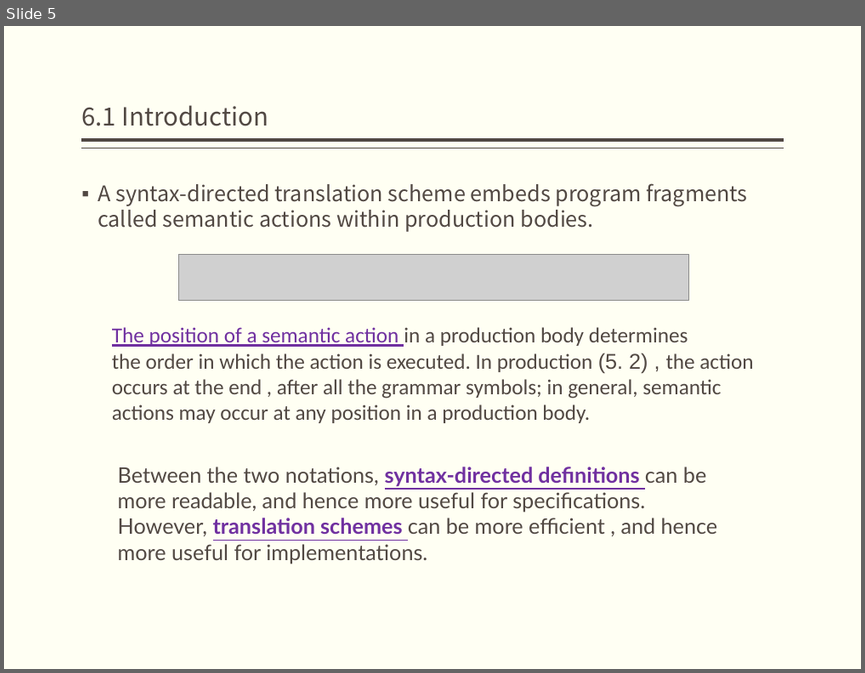
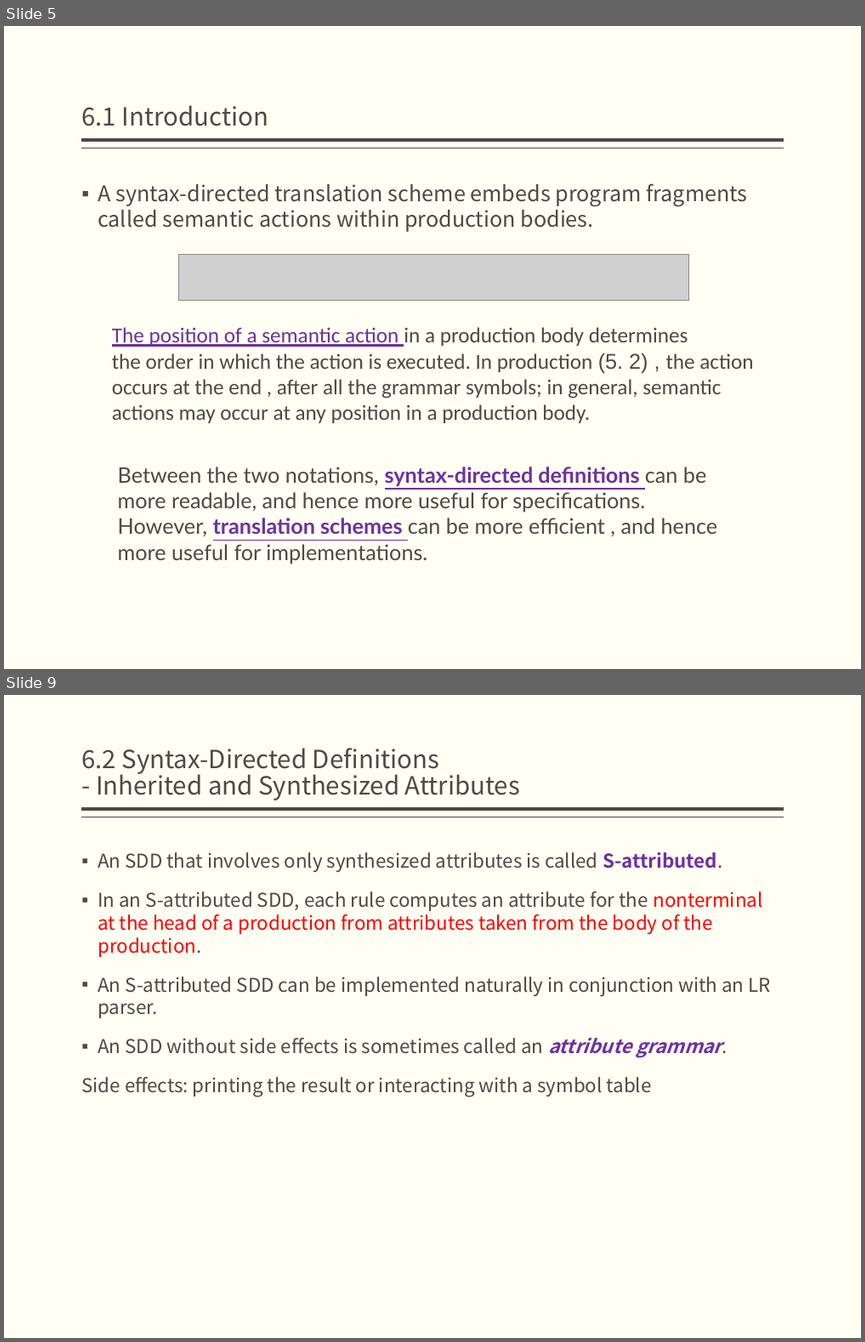
Before and after one commit to bonkboykz/jz81.github.io, a slide deck: course/compiler/LectureNotes/(Spring2017)Lecture6.pptx. Shown one above the other, each under a label of ours: slide 5 before the commit, slides 5 and 9 after it; the slides between them are not shown. The pictures are 865x673 and 865x1342 pixels, drawn with LibreOffice and Linux fonts; fonts in the diff are those of the drawing; grey boxes stand for pictures. Boxes give left, top, right and bottom in pixels: in the first picture for what was removed or moved away, otherwise in the second. Text is boxed around its words. In the diff, an @@ line names an element or a change of style, - is before the commit and + after.

```diff
--- a/course/compiler/LectureNotes/(Spring2017)Lecture6.pptx
+++ b/course/compiler/LectureNotes/(Spring2017)Lecture6.pptx
@@ slide 9 added at (x1=4, y1=695, x2=861, y2=1338), background #FFFFF3; not listed: 2 template elements that a slide beside it also shows @@
@@ title added at (x1=81, y1=748, x2=520, y2=800), 21 pt, text #514843 @@
+6.2 Syntax-Directed Definitions
+- Inherited and Synthesized Attributes
@@ text added at (x1=81, y1=852, x2=771, y2=1096), 16 pt, text #514843 @@
+▪ An SDD that involves only synthesized attributes is called S-attributed.
+▪ In an S-attributed SDD, each rule computes an attribute for the nonterminal at the head of a production from attributes taken from the body of the production.
+▪ An S-attributed SDD can be implemented naturally in conjunction with an LR parser.
+▪ An SDD without side effects is sometimes called an attribute grammar.
+Side effects: printing the result or interacting with a symbol table
```
Also in this commit, not shown: 2 slides changed, 13 other slides added.
